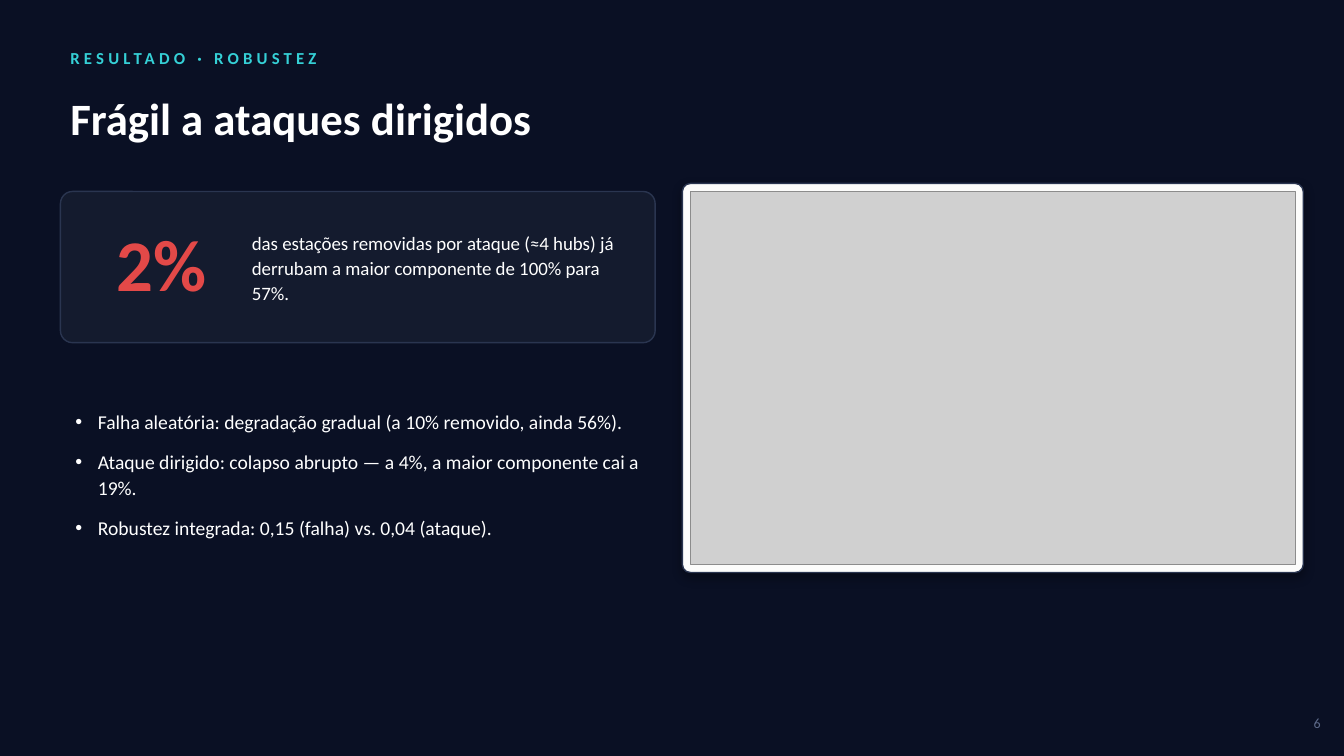
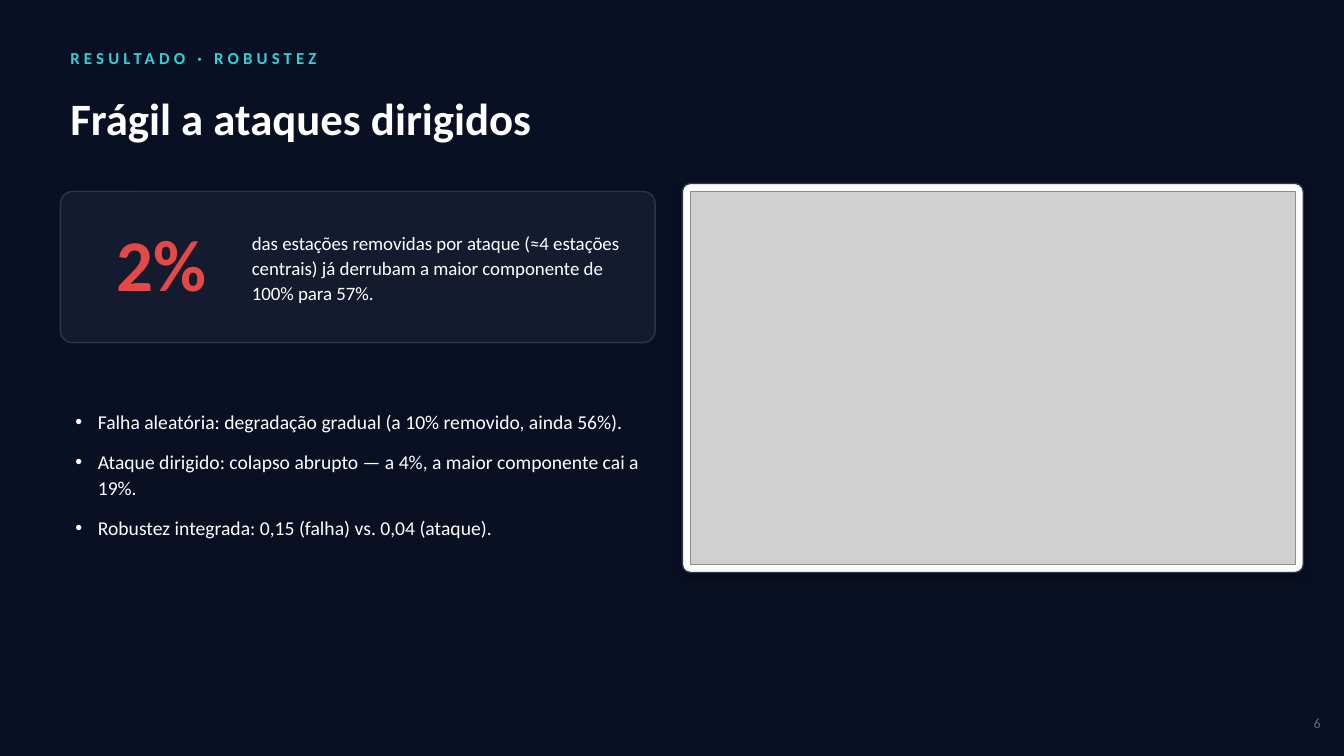
Before and after one commit to VitorCarvalho67/GrafosMetroSP, a slide deck: slide 6 of Seminario_GrafosMetroSP.pptx. Drawn at 1344x756 pixels with LibreOffice and Linux fonts; fonts in the diff are those of the drawing; grey boxes stand for pictures. Boxes give left, top, right and bottom in pixels: in the first picture for what was removed or moved away, otherwise in the second. Text is boxed around its words. In the diff, an @@ line names an element or a change of style, - is before the commit and + after.

```diff
--- a/Seminario_GrafosMetroSP.pptx
+++ b/Seminario_GrafosMetroSP.pptx
@@ text at bbox=[252, 236, 619, 303]: text changed @@
-das estações removidas por ataque (≈4 hubs) já derrubam a maior componente de 100% para 57%.
+das estações removidas por ataque (≈4 estações centrais) já derrubam a maior componente de 100% para 57%.
```
Also in this commit, not shown: 6 other slides changed, 13 other files.
